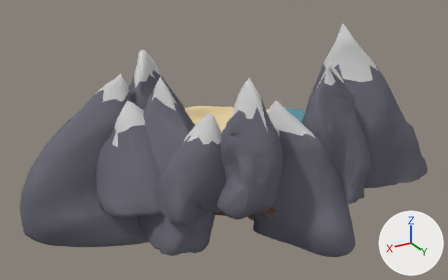
Two versions of the Blender file HiddenHarmony/Assets/Models/Hub/Terrain/world.blend, one commit apart.
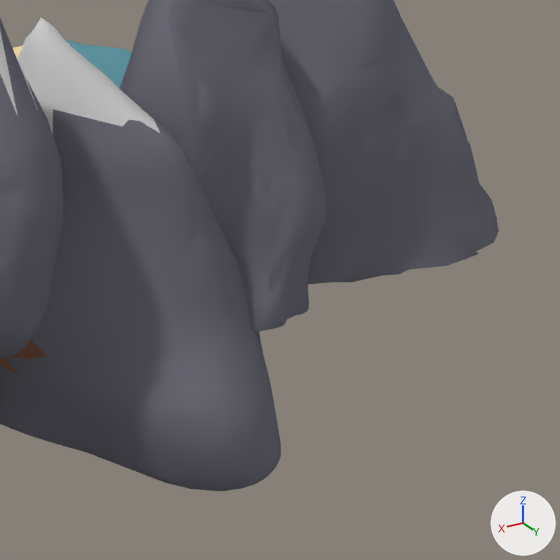
Each version appears first whole from a camera (50 mm lens) standing at (821.0, 1078.0, 660.0) and looking at (70.0, -174.0, 34.0), and next in a close-up on the part from 58% to 100% of the width and 33% to 100% of the height. Every picture has the same lights, and +X, +Y and +Z are marked at lower right.

Names of what the first close-up shows: 'Island', 'mountain', 'mountain.002', 'mountain.007', 'mountain.009'.
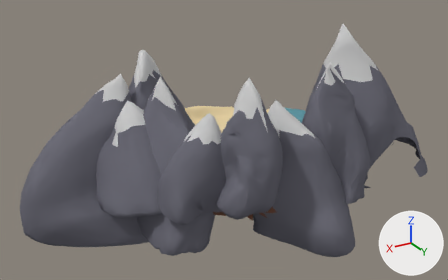
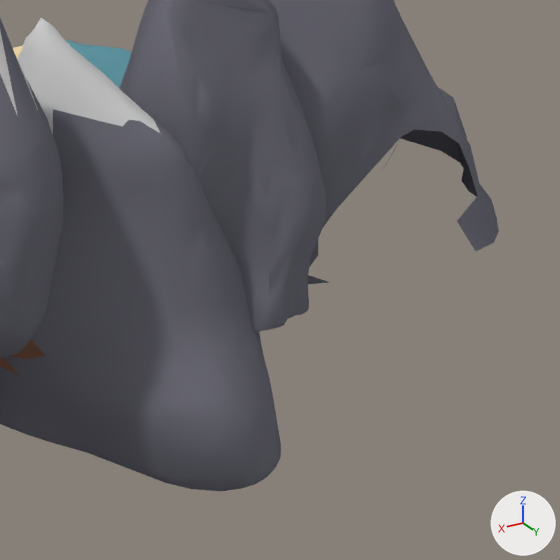
Location of each change, [x1, y1, x2, y2] in pixels of the close-ups (560 x 560 px):
part 1 of me_cone, deleted: before [308, 130, 479, 282]

The change, as a list of edits to the scene's bpy script:
```text
Change me_cone:
    used by ob_mountain_007; location = (-275.4, -19.0, 190.1); rotation_euler = (-0.0295, -0.00452, 6.321), in degrees (-1.7, -0.3, 2); scale = (301.0, 143.0, 252.0)
    remove me_cone.from_pydata(...)  # 470 vertices, 894 faces; spans x -0.69..0.66, y -1.31..0.95, z -1.07..0.57
    add me_cone.from_pydata(...)  # 447 vertices, 840 faces; spans x -0.69..0.66, y -1.31..0.95, z -1.07..0.57
    me_cone part 1
    23 vertices are removed from x -0.26..0.23, y 0.73..0.95, z -1.0..-0.57
    54 faces are deleted
```
